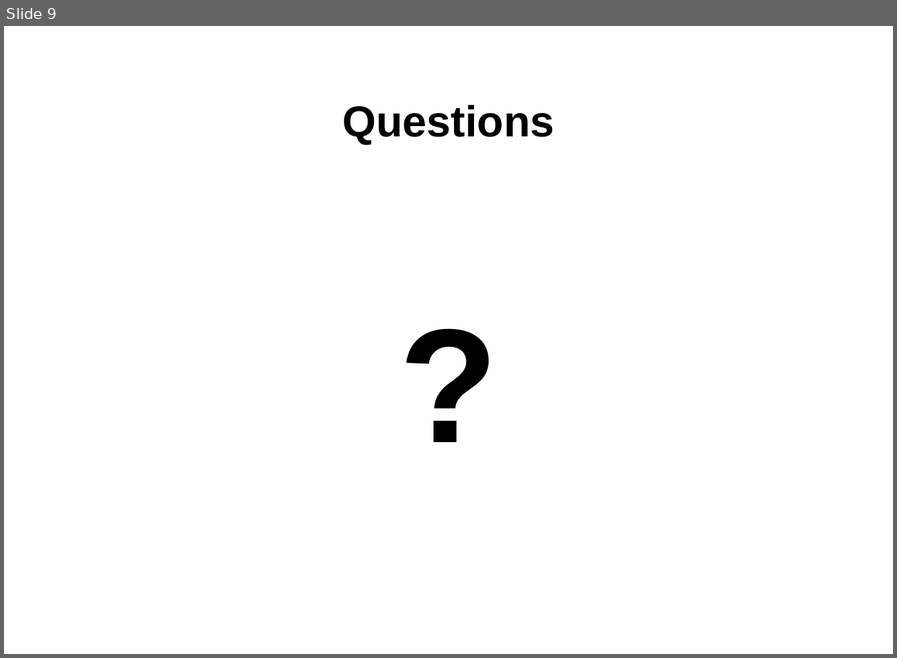
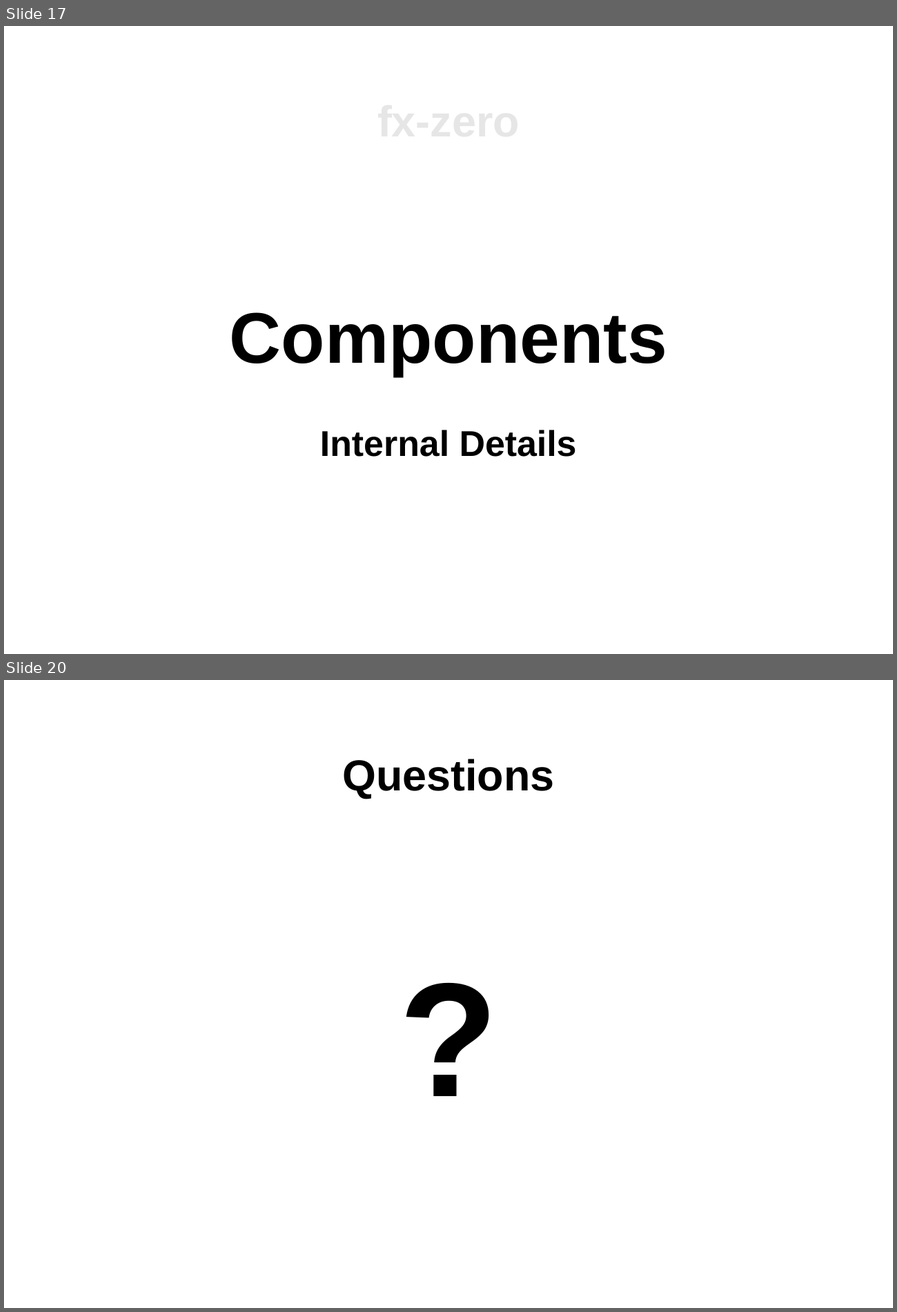
Before and after one commit to hsk81/fx-zero, a slide deck: doc/presentation/fx-zero.odp. Shown one above the other, each under a label of ours: slide 9 before the commit, slides 17 and 20 after it; the slides between them are not shown. The pictures are 897x658 and 897x1312 pixels, drawn with LibreOffice and Linux fonts; fonts in the diff are those of the drawing. Boxes give left, top, right and bottom in pixels: in the first picture for what was removed or moved away, otherwise in the second. Text is boxed around its words. In the diff, an @@ line names an element or a change of style, - is before the commit and + after.

Commit message:
Have extended the presentation by introducing a concept of presentation (overview, component functionality and communication, and component details).

```diff
--- a/doc/presentation/fx-zero.odp
+++ b/doc/presentation/fx-zero.odp
@@ slide 17 added at (4, 26, 893, 654), background #FFFFFF @@
@@ subtitle added at (230, 312, 667, 457), 48 pt, text #000000, bold @@
+Components
+Internal Details
@@ what was slide 9 is now slide 20 @@
```
Also in this commit, not shown: 5 slides changed, 10 other slides added, 3 other files.
